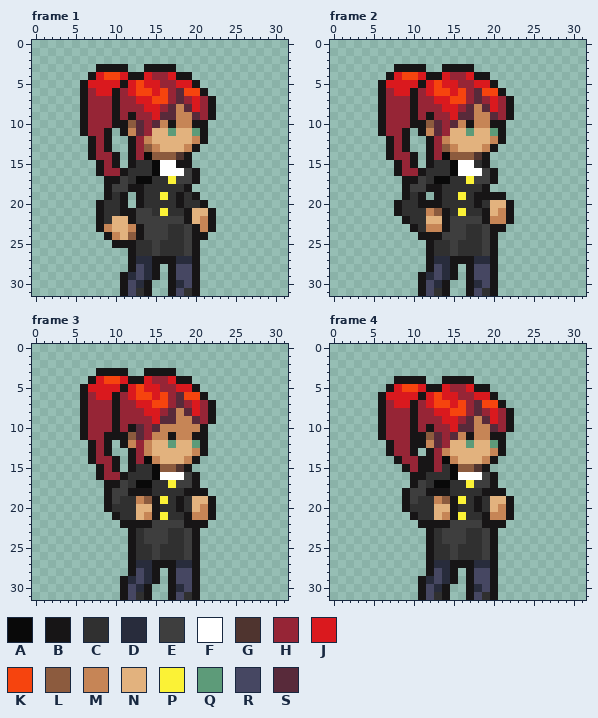
A pixel-art file gets an edit: assets/player/spritesheet.aseprite. The picture above is the old version.
32x32 pixels, 26 frames. Colours within 5 levels of each other are drawn and written as one. Shown: frame 1, frame 2, frame 3, frame 4. The commit also changed other frames, which this record leaves out.
Palette (. is transparent): A #090909  B #171516  C #303030  D #282c3c  E #3e3e3e  F #ffffff  G #4f342f  H #962536  J #da191e  K #f6440e  L #8c5b3e  M #c68556  N #e2b27e  P #fbf236  Q #5d9b79  R #464762  S #582a3a
Once edited:
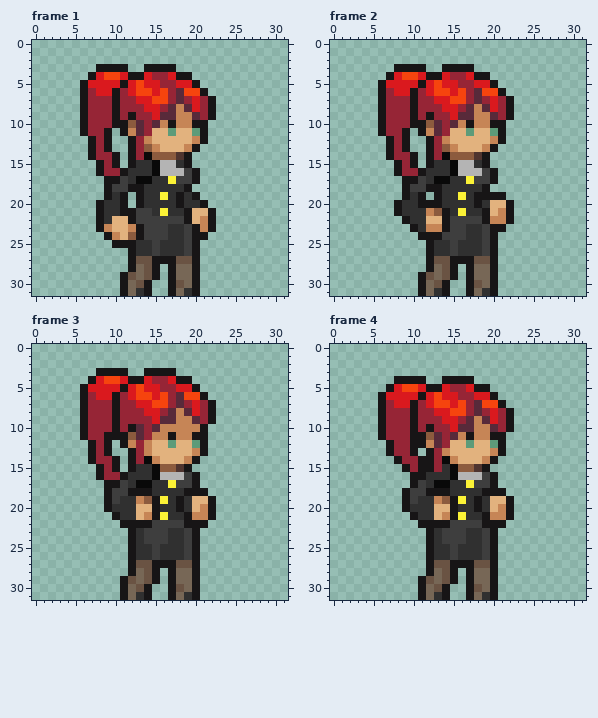
What changed:
Colour D changes from #282c3c to #6a5343.
Colour F changes from #ffffff to #b4b4b4.
Colour R changes from #464762 to #776756.
Frame 1:
Colour B gives way to colour C in row 15 at x 18.
